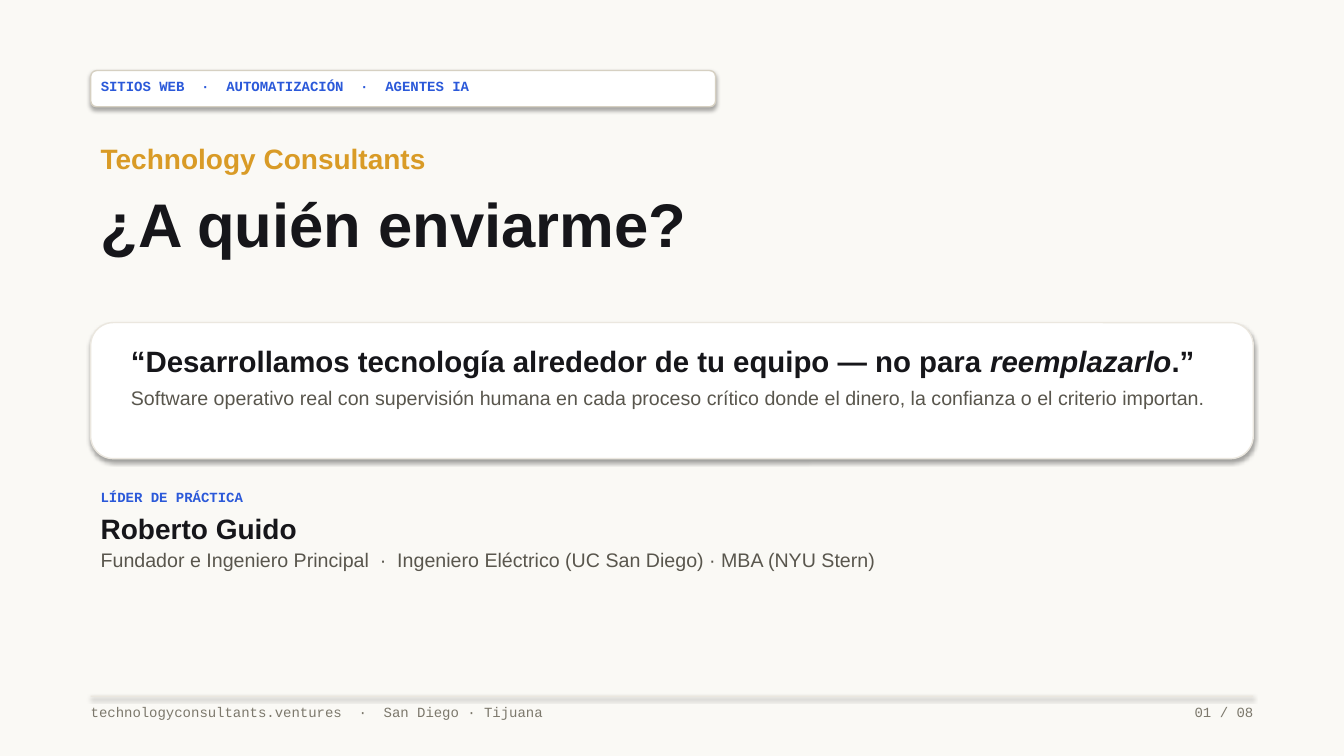
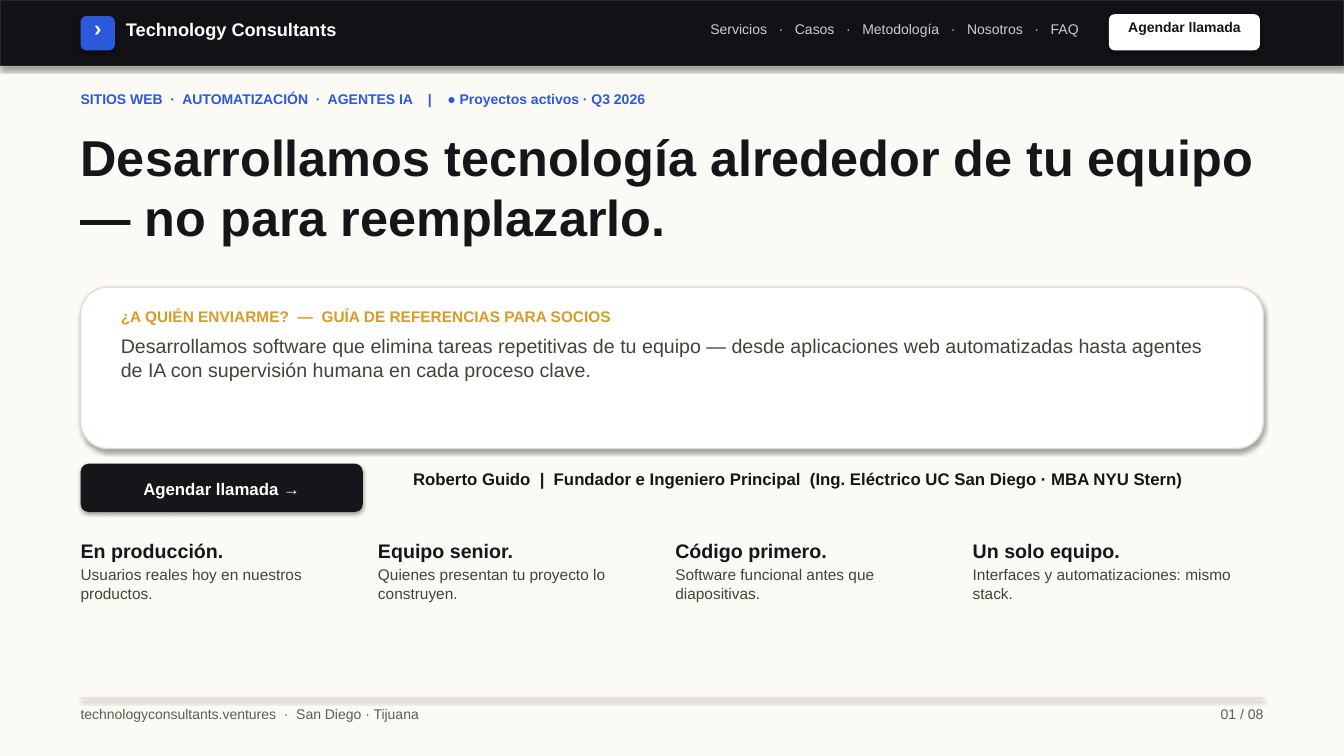
Before and after one commit to rguido198/TechnologyConsultantsVentures, a slide deck: slide 1 of Technology_Consultants_A_Quien_Enviarme_MX.pptx. Drawn at 1344x756 pixels with LibreOffice and Linux fonts; fonts in the diff are those of the drawing. Boxes give left, top, right and bottom in pixels: in the first picture for what was removed or moved away, otherwise in the second. Text is boxed around its words. In the diff, an @@ line names an element or a change of style, - is before the commit and + after.

Commit message:
Update design.md and rebuild PowerPoint decks with Helvetica Neue system sans typography, web navigation mockup, and clean modern software brand styling

```diff
--- a/Technology_Consultants_A_Quien_Enviarme_MX.pptx
+++ b/Technology_Consultants_A_Quien_Enviarme_MX.pptx
@@ background #FAF9F5 to #FBFAF5 @@
@@ rectangle added at bbox=[0, 0, 1344, 66], fill #121216, outline #26262C 1 pt @@
@@ rounded rectangle added at bbox=[81, 16, 115, 50], fill #2B59D9 @@
@@ text added at bbox=[81, 14, 115, 48], 16 pt, text #FFFFFF, bold @@
+›
@@ text added at bbox=[126, 22, 337, 40], 13 pt, text #FFFFFF, bold @@
+Technology Consultants
@@ text added at bbox=[710, 23, 1079, 37], 10 pt, text #C8CDD7 @@
+Servicios · Casos · Metodología · Nosotros · FAQ
@@ rounded rectangle added at bbox=[1109, 14, 1260, 50], fill #FFFFFF @@
@@ text added at bbox=[1128, 22, 1241, 35], 10 pt, text #16161A, bold @@
+Agendar llamada
@@ rounded rectangle removed at bbox=[91, 71, 716, 107] @@
@@ text at bbox=[81, 93, 645, 107]: text changed; font Courier New to Arial @@
-SITIOS WEB · AUTOMATIZACIÓN · AGENTES IA
+SITIOS WEB · AUTOMATIZACIÓN · AGENTES IA | ● Proyectos activos · Q3 2026
@@ text added at bbox=[81, 139, 1253, 246], 36 pt, text #16161A, bold @@
+Desarrollamos tecnología alrededor de tu equipo — no para reemplazarlo.
@@ text removed at bbox=[101, 148, 687, 259] @@
-Technology Consultants
-¿A quién enviarme?
@@ rounded rectangle: place and size @@
-rounded rectangle at bbox=[91, 323, 1253, 459]
+rounded rectangle at bbox=[81, 287, 1263, 449]
@@ rounded rectangle at bbox=[81, 287, 1263, 449]: outline #EBE7DF 1 pt to #E2DDD0 1 pt @@
@@ text at bbox=[121, 310, 1202, 381]: text changed; text colour #59564D to #454337 @@
-“Desarrollamos tecnología alrededor de tu equipo — no para reemplazarlo.”
-Software operativo real con supervisión humana en cada proceso crítico donde el dinero, la confianza o el criterio importan.
+¿A QUIÉN ENVIARME? — GUÍA DE REFERENCIAS PARA SOCIOS
+Desarrollamos software que elimina tareas repetitivas de tu equipo — desde aplicaciones web automatizadas hasta agentes de IA con supervisión humana en cada proceso clave.
@@ rounded rectangle added at bbox=[81, 464, 363, 512], fill #16161A @@
@@ text at bbox=[413, 472, 1182, 489]: text changed; size 14 to 12 pt; text colour #59564D to #16161A; bold on @@
-LÍDER DE PRÁCTICA
-Roberto Guido
-Fundador e Ingeniero Principal · Ingeniero Eléctrico (UC San Diego) · MBA (NYU Stern)
+Roberto Guido | Fundador e Ingeniero Principal (Ing. Eléctrico UC San Diego · MBA NYU Stern)
@@ text added at bbox=[143, 483, 278, 499], 12 pt, text #FFFFFF, bold @@
+Agendar llamada →
@@ text added at bbox=[81, 543, 302, 602], 11 pt, text #454337 @@
+En producción.
+Usuarios reales hoy en nuestros productos.
@@ text added at bbox=[378, 543, 605, 602], 11 pt, text #454337 @@
+Equipo senior.
+Quienes presentan tu proyecto lo construyen.
@@ text added at bbox=[675, 543, 874, 602], 11 pt, text #454337 @@
+Código primero.
+Software funcional antes que diapositivas.
@@ text added at bbox=[973, 543, 1230, 599], 11 pt, text #454337 @@
+Un solo equipo.
+Interfaces y automatizaciones: mismo stack.
@@ text "technologyconsultants.ventures · San Diego · ...": place and size @@
-text "technologyconsultants.ventures · San Diego · ..." at bbox=[91, 707, 543, 720]
+text "technologyconsultants.ventures · San Diego · ..." at bbox=[81, 709, 419, 722]
@@ text "technologyconsultants.ventures · San Diego · ..." at bbox=[81, 709, 419, 722]: font Courier New to Arial, text colour #7C786C to #5F5C52 @@
@@ rectangle: place and size @@
-rectangle at bbox=[91, 696, 1253, 697]
+rectangle at bbox=[81, 698, 1263, 699]
@@ rectangle at bbox=[81, 698, 1263, 699]: fill #EBE7DF to #E2DDD0 @@
@@ text "01 / 08" at bbox=[1221, 709, 1264, 719]: font Courier New to Arial, text colour #7C786C to #5F5C52 @@
@@ text "01 / 08": place and size @@
-text "01 / 08" at bbox=[1195, 707, 1254, 717]
+text "01 / 08" at bbox=[1221, 709, 1264, 719]
```
Also in this commit, not shown: 7 other slides changed, 2 other files.
